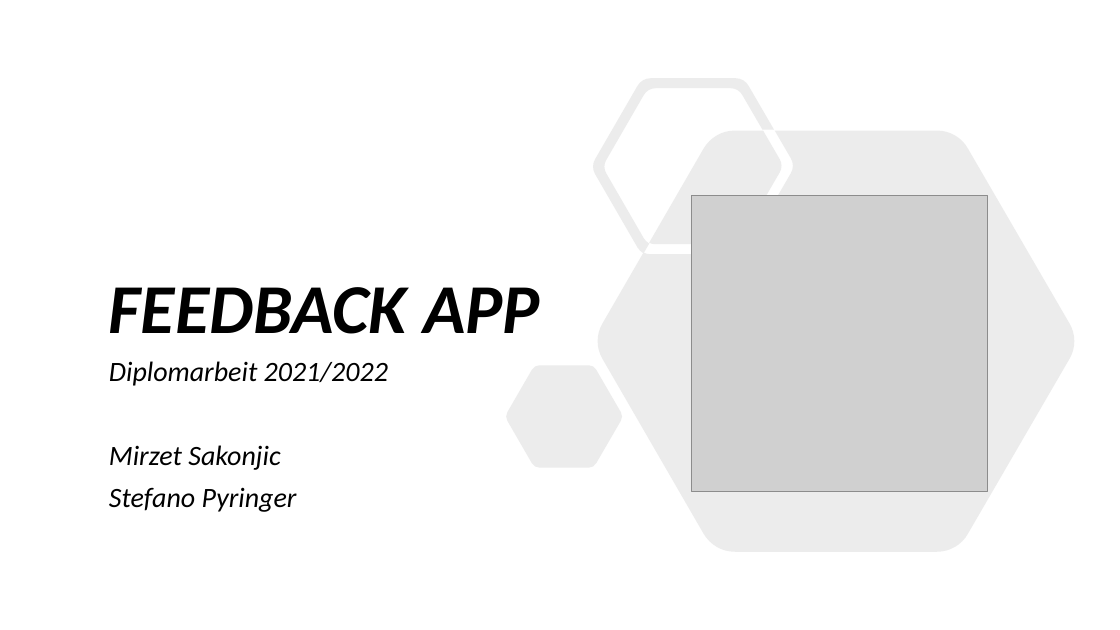
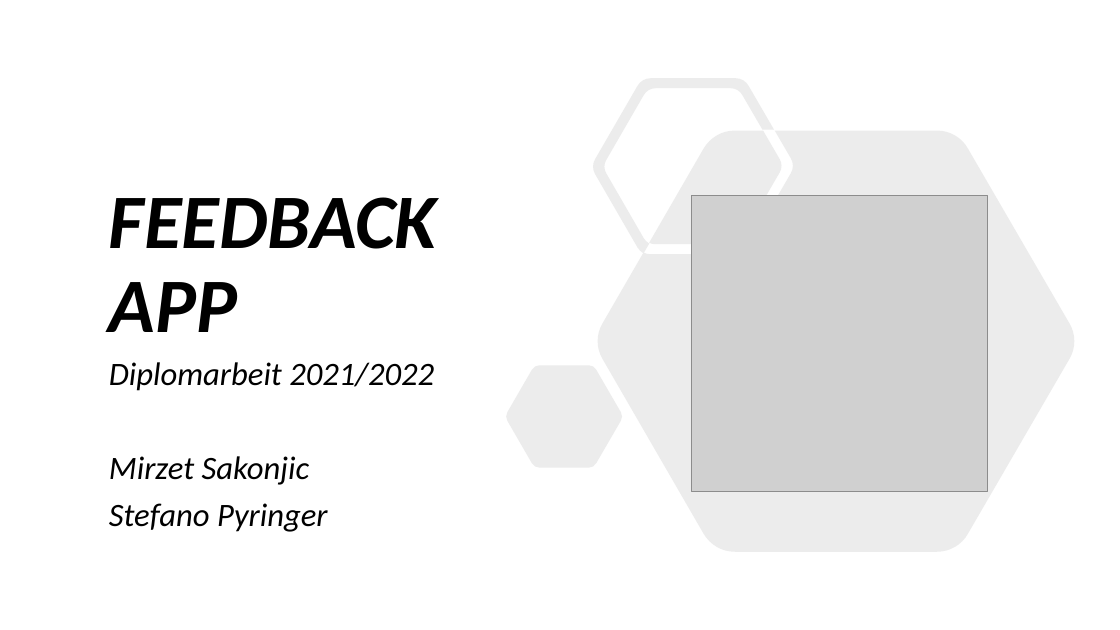
Before and after one commit to jfuerlinger/htl-da-2021_22-feedback-app, a slide deck: slide 1 of Praesentation/Praesentation_Diplomarbeit_FeedbackApp.pptx. Drawn at 1120x630 pixels with LibreOffice and Linux fonts; fonts in the diff are those of the drawing; grey boxes stand for pictures. Boxes give left, top, right and bottom in pixels: in the first picture for what was removed or moved away, otherwise in the second. Text is boxed around its words. In the diff, an @@ line names an element or a change of style, - is before the commit and + after.

```diff
--- a/Praesentation/Praesentation_Diplomarbeit_FeedbackApp.pptx
+++ b/Praesentation/Praesentation_Diplomarbeit_FeedbackApp.pptx
@@ title "FEEDBACK APP" at [109,197,437,332]: size 60 to 66 pt @@
@@ subtitle "Diplomarbeit 2021/2022" at [109,362,434,532]: size 24 to 28 pt @@
```
Also in this commit, not shown: 3 other slides changed, 1 slide added, 1 slide removed.
